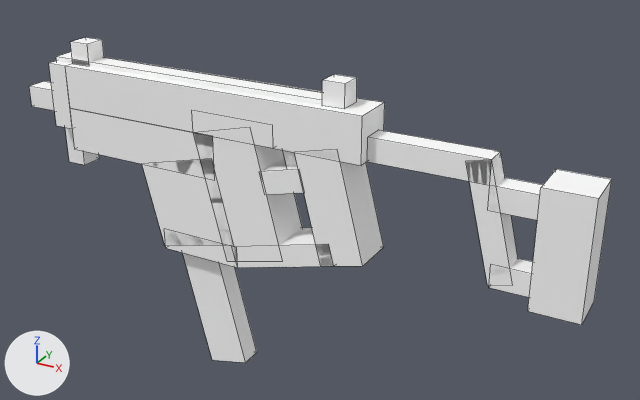
The OBJ model crafting-dead-core/src/main/resources/assets/craftingdead/models/gun/vector.obj as it was, and as the next commit left it.
The view is the same before and after, from a 50 mm lens placed at (0.878, -1.929, 2.124), pointed at (-0.197, 0.026, 1.147). The lights are fixed; the arrows at lower left show +X, +Y and +Z. Mesh edges are drawn as thin lines. Where no turn or scale is listed for an object, it has been applied to the vertices.

In view in the first picture: 'Shape1', 'Shape10', 'Shape14', 'Shape15', 'Shape16', 'Shape2', 'Shape20', 'Shape21', 'Shape24', 'Shape3', 'Shape4', 'Shape5', 'Shape6', 'Shape7', 'Shape8'.
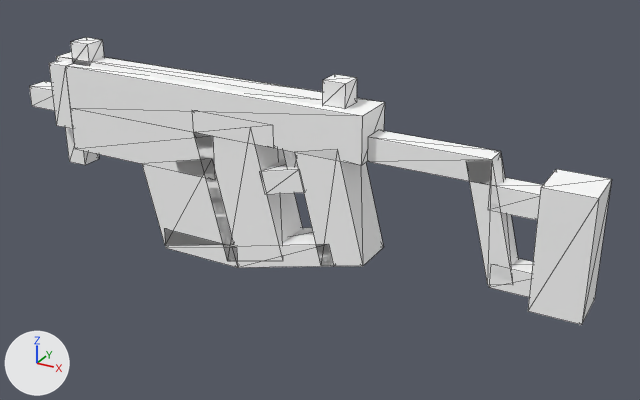
The newer file is also turned or shifted as a whole; pictures and numbers use the older file's frame.

Location of each change, [x1, y1, x2, y2] in pixels of the pictures (640 x 400 px):
'Shape7', reshaped
    before: [195, 133, 302, 261]
    after: [194, 133, 302, 261]
'Shape2', reshaped
    before: [70, 108, 214, 180]
    after: [70, 108, 214, 176]
'Shape14', deleted
    before: [183, 253, 257, 363]
'Shape6', reshaped
    before: [232, 228, 334, 268]
    after: [232, 228, 333, 268]
'Shape5', reshaped
    before: [164, 229, 238, 268]
    after: [165, 230, 238, 268]
'Shape20', reshaped
    before: [260, 158, 304, 194]
    after: [259, 158, 305, 194]
part 1 of me_shape1, built on
    both: [65, 64, 385, 166]
part 2 of me_shape10, built on
    both: [466, 151, 518, 285]
part 5 of me_shape21, built on
    both: [283, 150, 297, 167]
part 6 of me_shape3, built on
    both: [294, 149, 383, 266]
part 7 of me_shape4, built on
    both: [142, 159, 234, 246]
part 11 of me_shape8, built on
    both: [367, 130, 500, 185]

The edits, one by one:
me_shape1 is used by ob_shape1; location (0.0, 0.0, 0.0).
me_shape1 had 8 vertices, 6 faces and spanned x -0.938..0.0, y -0.125..0.0, z 1.337..1.462.
me_shape1 now has 8 vertices, 12 faces and spans x -0.938..0.0, y -0.125..0.0, z 1.337..1.462.
Part 1, on me_shape1:
6 faces are deleted.
12 new faces join them.
me_shape10 is used by ob_shape10; location (0.0, 0.0, 0.0).
me_shape10 had 8 vertices, 6 faces and spanned x 0.252..0.388, y -0.094..-0.031, z 1.082..1.4.
me_shape10 now has 8 vertices, 12 faces and spans x 0.252..0.388, y -0.094..-0.031, z 1.082..1.4.
Part 2, on me_shape10:
6 faces are deleted.
12 new faces join them.
me_shape2 is used by ob_shape2; location (0.0, 0.0, 0.0).
me_shape2 had 8 vertices, 6 faces and spanned x -0.938..-0.438, y -0.125..0.0, z 1.212..1.337.
me_shape2 now has 8 vertices, 12 faces and spans x -0.938..-0.438, y -0.125..0.0, z 1.212..1.337.
Part 3, on me_shape2:
6 faces are deleted.
12 new faces join them.
me_shape20 is used by ob_shape20; location (0.0, 0.0, 0.0).
me_shape20 had 8 vertices, 6 faces and spanned x -0.2948..-0.1584, y -0.125..0.0, z 1.2033..1.2942.
me_shape20 now has 8 vertices, 12 faces and spans x -0.2948..-0.1584, y -0.125..0.0, z 1.2033..1.2942.
Part 4, on me_shape20:
6 faces are deleted.
12 new faces join them.
me_shape21 is used by ob_shape21; location (0.0, 0.0, 0.0).
me_shape21 had 8 vertices, 6 faces and spanned x -0.2481..-0.1573, y -0.0937..-0.0312, z 1.2323..1.3687.
me_shape21 now has 8 vertices, 12 faces and spans x -0.2481..-0.1573, y -0.0937..-0.0312, z 1.2323..1.3687.
Part 5, on me_shape21:
6 faces are deleted.
12 new faces join them.
me_shape3 is used by ob_shape3; location (0.0, 0.0, 0.0).
me_shape3 had 8 vertices, 6 faces and spanned x -0.188..0.009, y -0.125..0.0, z 1.034..1.368.
me_shape3 now has 8 vertices, 12 faces and spans x -0.188..0.009, y -0.125..0.0, z 1.034..1.368.
Part 6, on me_shape3:
6 faces are deleted.
12 new faces join them.
me_shape4 is used by ob_shape4; location (0.0, 0.0, 0.0).
me_shape4 had 8 vertices, 6 faces and spanned x -0.688..-0.384, y -0.125..0.0, z 0.97..1.273.
me_shape4 now has 8 vertices, 12 faces and spans x -0.688..-0.384, y -0.125..0.0, z 0.97..1.273.
Part 7, on me_shape4:
6 faces are deleted.
12 new faces join them.
me_shape5 is used by ob_shape5; location (0.0, 0.0, 0.0).
me_shape5 had 8 vertices, 6 faces and spanned x -0.625..-0.375, y -0.125..0.0, z 0.962..1.025.
me_shape5 now has 8 vertices, 12 faces and spans x -0.625..-0.375, y -0.125..0.0, z 0.962..1.025.
Part 8, on me_shape5:
6 faces are deleted.
12 new faces join them.
me_shape6 is used by ob_shape6; location (0.0, 0.0, 0.0).
me_shape6 had 8 vertices, 6 faces and spanned x -0.391..-0.073, y -0.125..0.0, z 0.962..1.104.
me_shape6 now has 8 vertices, 12 faces and spans x -0.391..-0.073, y -0.125..0.0, z 0.962..1.104.
Part 9, on me_shape6:
6 faces are deleted.
12 new faces join them.
me_shape7 is used by ob_shape7; location (0.0, 0.0, 0.0).
me_shape7 had 8 vertices, 6 faces and spanned x -0.5..-0.227, y -0.125..0.0, z 0.974..1.383.
me_shape7 now has 8 vertices, 12 faces and spans x -0.5..-0.227, y -0.125..0.0, z 0.974..1.383.
Part 10, on me_shape7:
6 faces are deleted.
12 new faces join them.
me_shape8 is used by ob_shape8; location (0.0, 0.0, 0.0).
me_shape8 had 8 vertices, 6 faces and spanned x 0.0..0.312, y -0.094..-0.031, z 1.337..1.4.
me_shape8 now has 8 vertices, 12 faces and spans x 0.0..0.312, y -0.094..-0.031, z 1.337..1.4.
Part 11, on me_shape8:
6 faces are deleted.
12 new faces join them.
Object 'Shape14' (ob_shape14) is deleted.
